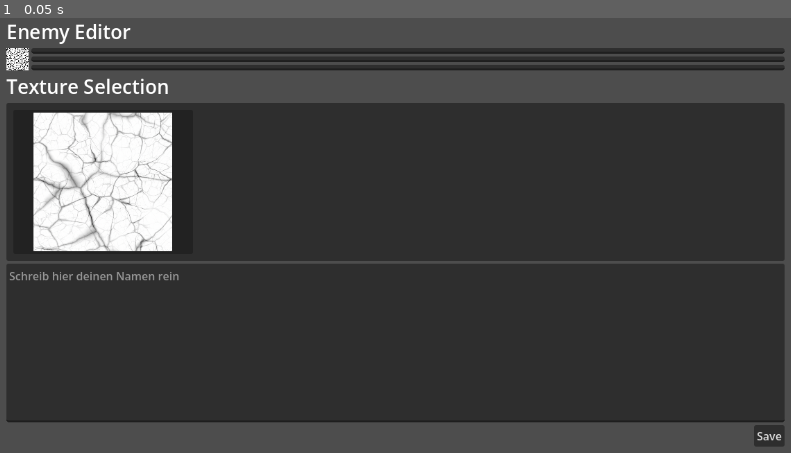
Above: before the commit, frame 1.
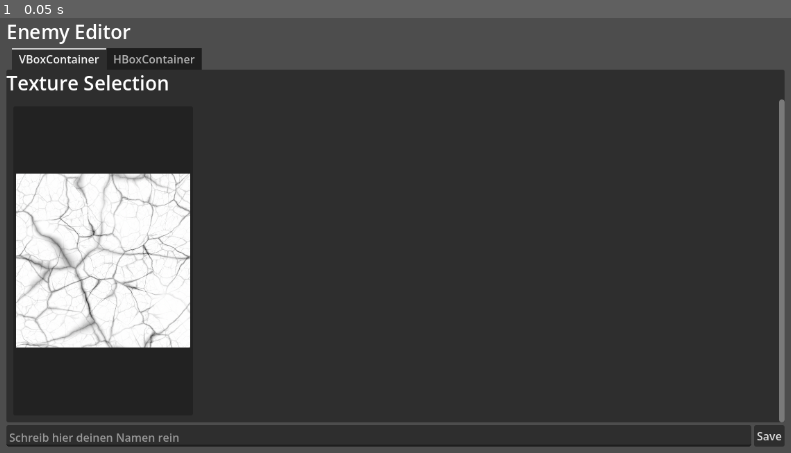
Above: after the commit, the same moment.

Repository: bnjmntmm/play_dungeon_crawler
Game: Godot game, scene res://feature/editor tool/ToolUI.tscn
Same seed, same stepped clock (60 frames per second), same inputs: the game is played once before the commit and once after it. The project has no main scene, so this scene is started directly.
Inputs:
- Up to frame 1 (0.05 s): no input

The runs differ from the first frame. In frame 1, 25% of the frame differs, in the area x 0-100%, y 6-99%.

Commit message:
implementing tab container

Diff:
--- a/feature/editor tool/ToolUI.tscn
+++ b/feature/editor tool/ToolUI.tscn
@@ -7,8 +7,8 @@
 script/source = "@tool
 extends Control
 
-@onready var save_button: Button = $MarginContainer/VBoxContainer/SaveButton
-@onready var grid_con = $MarginContainer/VBoxContainer/PanelContainer/ScrollContainer/GridContainer
+@onready var save_button: Button = $MarginContainer/VBoxContainer/HBoxContainer/SaveButton
+@onready var grid_con = $MarginContainer/VBoxContainer/TabContainer/VBoxContainer/ScrollContainer/GridContainer
 @onready var image_dir = \"res://feature/editor tool/Cracks/\"
 @export var grid_columns:int = 4
 @export var grid_item_size:Vector2i = Vector2i(0,250)
@@ -18,7 +18,7 @@
 	pass
 
 func initialize():
-	print(\"initializing\")
+	print(\"initializing texture grid\")
 	clear_grid()
 	populate_texture_selection()
 
@@ -36,7 +36,8 @@
 
 		while file_name != \"\":
 			if dir.current_is_dir():
-				print(\"folder: \" + file_name)
+				pass
+				#print(\"folder: \" + file_name)
 
 			else:
 				# filter by file ending
@@ -44,7 +45,7 @@
 				var tex:ImageTexture
 
 				if file_name.ends_with(\"png\"):
-					print(\"file: \" + file_name)
+					#print(\"file: \" + file_name)
 					img = Image.load_from_file(image_dir + file_name)
 					tex = ImageTexture.create_from_image(img)
 
@@ -59,7 +60,7 @@
 
 					var button = Button.new()
 					margin_con.add_child(button)
-					print(\"tex: \", tex)
+					#print(\"tex: \", tex)
 					button.icon = tex
 					button.expand_icon = true
 					button.icon_alignment = HORIZONTAL_ALIGNMENT_CENTER
@@ -116,55 +117,33 @@
 text = "Enemy Editor"
 label_settings = SubResource("LabelSettings_p04p2")
 
-[node name="HBoxContainer" type="HBoxContainer" parent="MarginContainer/VBoxContainer" unique_id=873798605]
-layout_mode = 2
-
-[node name="TextureRect" type="TextureRect" parent="MarginContainer/VBoxContainer/HBoxContainer" unique_id=211927317]
-layout_mode = 2
-size_flags_horizontal = 0
-texture = ExtResource("1_p04p2")
-expand_mode = 2
-
-[node name="VBoxContainer" type="VBoxContainer" parent="MarginContainer/VBoxContainer/HBoxContainer" unique_id=1856025121]
-layout_mode = 2
-size_flags_horizontal = 3
-
-[node name="TextEdit" type="TextEdit" parent="MarginContainer/VBoxContainer/HBoxContainer/VBoxContainer" unique_id=1792880232]
-layout_mode = 2
-size_flags_vertical = 3
-placeholder_text = "Enemy Name"
-
-[node name="TextEdit2" type="TextEdit" parent="MarginContainer/VBoxContainer/HBoxContainer/VBoxContainer" unique_id=1713452182]
-layout_mode = 2
-size_flags_vertical = 3
-placeholder_text = "Enemy Name"
-
-[node name="TextEdit3" type="TextEdit" parent="MarginContainer/VBoxContainer/HBoxContainer/VBoxContainer" unique_id=899199129]
-layout_mode = 2
-size_flags_vertical = 3
-placeholder_text = "Enemy Name"
-
-[node name="Label2" type="Label" parent="MarginContainer/VBoxContainer" unique_id=630466370]
+[node name="TabContainer" type="TabContainer" parent="MarginContainer/VBoxContainer" unique_id=2024299482]
+layout_mode = 2
+size_flags_vertical = 3
+current_tab = 0
+
+[node name="VBoxContainer" type="VBoxContainer" parent="MarginContainer/VBoxContainer/TabContainer" unique_id=1496741337]
+layout_mode = 2
+metadata/_tab_index = 0
+
+[node name="Label2" type="Label" parent="MarginContainer/VBoxContainer/TabContainer/VBoxContainer" unique_id=630466370]
 layout_mode = 2
 text = "Texture Selection"
 label_settings = SubResource("LabelSettings_p04p2")
 
-[node name="PanelContainer" type="PanelContainer" parent="MarginContainer/VBoxContainer" unique_id=1447178299]
-layout_mode = 2
-size_flags_vertical = 3
-
-[node name="ScrollContainer" type="ScrollContainer" parent="MarginContainer/VBoxContainer/PanelContainer" unique_id=1359343169]
-layout_mode = 2
+[node name="ScrollContainer" type="ScrollContainer" parent="MarginContainer/VBoxContainer/TabContainer/VBoxContainer" unique_id=1359343169]
+layout_mode = 2
+size_flags_vertical = 3
 horizontal_scroll_mode = 0
-vertical_scroll_mode = 4
-
-[node name="GridContainer" type="GridContainer" parent="MarginContainer/VBoxContainer/PanelContainer/ScrollContainer" unique_id=594782071]
+vertical_scroll_mode = 2
+
+[node name="GridContainer" type="GridContainer" parent="MarginContainer/VBoxContainer/TabContainer/VBoxContainer/ScrollContainer" unique_id=594782071]
 layout_mode = 2
 size_flags_horizontal = 3
 size_flags_vertical = 3
 columns = 4
 
-[node name="MarginContainer" type="MarginContainer" parent="MarginContainer/VBoxContainer/PanelContainer/ScrollContainer/GridContainer" unique_id=876442287]
+[node name="MarginContainer" type="MarginContainer" parent="MarginContainer/VBoxContainer/TabContainer/VBoxContainer/ScrollContainer/GridContainer" unique_id=876442287]
 layout_mode = 2
 size_flags_horizontal = 3
 size_flags_vertical = 3
@@ -173,21 +152,55 @@
 theme_override_constants/margin_right = 10
 theme_override_constants/margin_bottom = 10
 
-[node name="Button" type="Button" parent="MarginContainer/VBoxContainer/PanelContainer/ScrollContainer/GridContainer/MarginContainer" unique_id=1902660199]
+[node name="Button" type="Button" parent="MarginContainer/VBoxContainer/TabContainer/VBoxContainer/ScrollContainer/GridContainer/MarginContainer" unique_id=1902660199]
 layout_mode = 2
 icon = ExtResource("2_pifnq")
 icon_alignment = 1
 expand_icon = true
 
-[node name="TextEdit" type="TextEdit" parent="MarginContainer/VBoxContainer" unique_id=1569103048]
-layout_mode = 2
+[node name="HBoxContainer" type="HBoxContainer" parent="MarginContainer/VBoxContainer/TabContainer" unique_id=873798605]
+visible = false
+layout_mode = 2
+metadata/_tab_index = 1
+
+[node name="TextureRect" type="TextureRect" parent="MarginContainer/VBoxContainer/TabContainer/HBoxContainer" unique_id=211927317]
+layout_mode = 2
+size_flags_horizontal = 0
+texture = ExtResource("1_p04p2")
+expand_mode = 2
+
+[node name="VBoxContainer" type="VBoxContainer" parent="MarginContainer/VBoxContainer/TabContainer/HBoxContainer" unique_id=1856025121]
+layout_mode = 2
+size_flags_horizontal = 3
+
+[node name="TextEdit" type="TextEdit" parent="MarginContainer/VBoxContainer/TabContainer/HBoxContainer/VBoxContainer" unique_id=1792880232]
+layout_mode = 2
+size_flags_vertical = 3
+placeholder_text = "Enemy Name"
+
+[node name="TextEdit2" type="TextEdit" parent="MarginContainer/VBoxContainer/TabContainer/HBoxContainer/VBoxContainer" unique_id=1713452182]
+layout_mode = 2
+size_flags_vertical = 3
+placeholder_text = "Enemy Name"
+
+[node name="TextEdit3" type="TextEdit" parent="MarginContainer/VBoxContainer/TabContainer/HBoxContainer/VBoxContainer" unique_id=899199129]
+layout_mode = 2
+size_flags_vertical = 3
+placeholder_text = "Enemy Name"
+
+[node name="HBoxContainer" type="HBoxContainer" parent="MarginContainer/VBoxContainer" unique_id=1049529257]
+layout_mode = 2
+
+[node name="TextEdit" type="TextEdit" parent="MarginContainer/VBoxContainer/HBoxContainer" unique_id=1569103048]
+layout_mode = 2
+size_flags_horizontal = 3
 size_flags_vertical = 3
 placeholder_text = "Schreib hier deinen Namen rein"
 
-[node name="SaveButton" type="Button" parent="MarginContainer/VBoxContainer" unique_id=1406486929]
+[node name="SaveButton" type="Button" parent="MarginContainer/VBoxContainer/HBoxContainer" unique_id=1406486929]
 layout_mode = 2
 size_flags_horizontal = 8
 size_flags_vertical = 8
 text = "Save"
 
-[connection signal="pressed" from="MarginContainer/VBoxContainer/SaveButton" to="." method="_on_save_button_pressed"]
+[connection signal="pressed" from="MarginContainer/VBoxContainer/HBoxContainer/SaveButton" to="." method="_on_save_button_pressed"]
